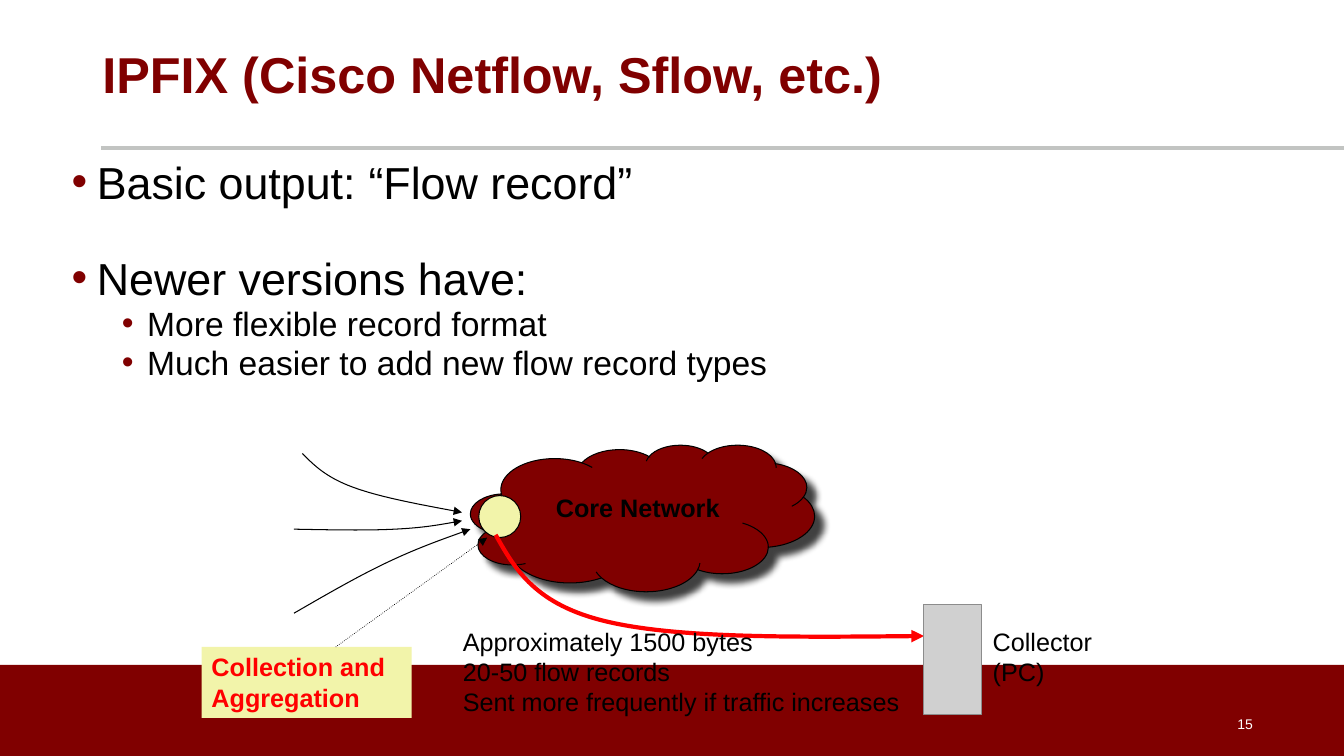
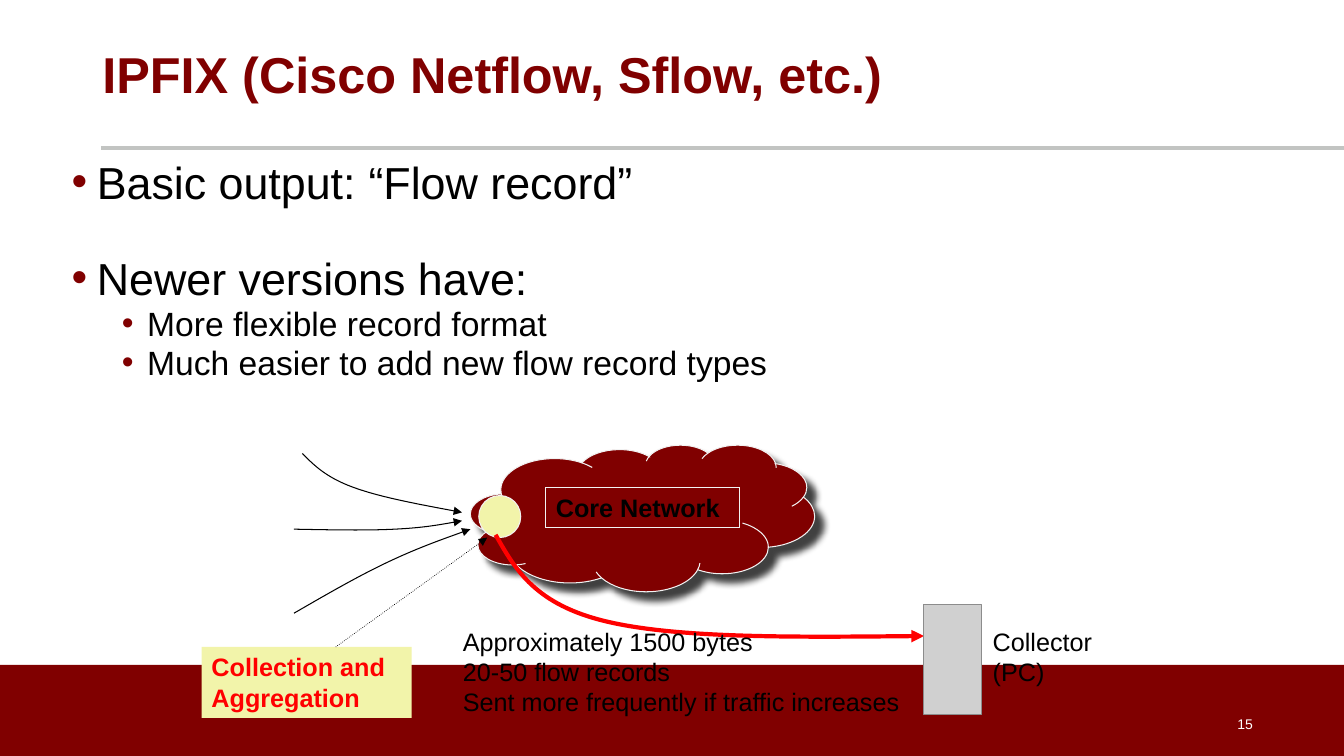
Before and after one commit to noise-lab/ML-Cybersecurity, a slide deck: slide 15 of module-2/ppt/2.2-Measurement.pptx. Drawn at 1344x756 pixels with LibreOffice and Linux fonts; fonts in the diff are those of the drawing; grey boxes stand for pictures; background and template pictures are left out. Boxes give left, top, right and bottom in pixels: in the first picture for what was removed or moved away, otherwise in the second. Text is boxed around its words. In the diff, an @@ line names an element or a change of style, - is before the commit and + after.

```diff
--- a/module-2/ppt/2.2-Measurement.pptx
+++ b/module-2/ppt/2.2-Measurement.pptx
@@ freeform shape at (471, 446, 816, 592): outline #000000 0.75 pt to #F2F2F2 0.75 pt @@
@@ ellipse at (479, 496, 521, 538): outline #000000 0.75 pt to #F2F2F2 0.75 pt @@
@@ rectangle "Core Network": place and size @@
-rectangle "Core Network" at (556, 499, 719, 517)
+rectangle "Core Network" at (546, 487, 740, 527)
@@ rectangle "Core Network" at (546, 487, 740, 527): outline none to #F2F2F2 0.75 pt @@
```
Also in this commit, not shown: 2 other slides changed, 8 other files.
